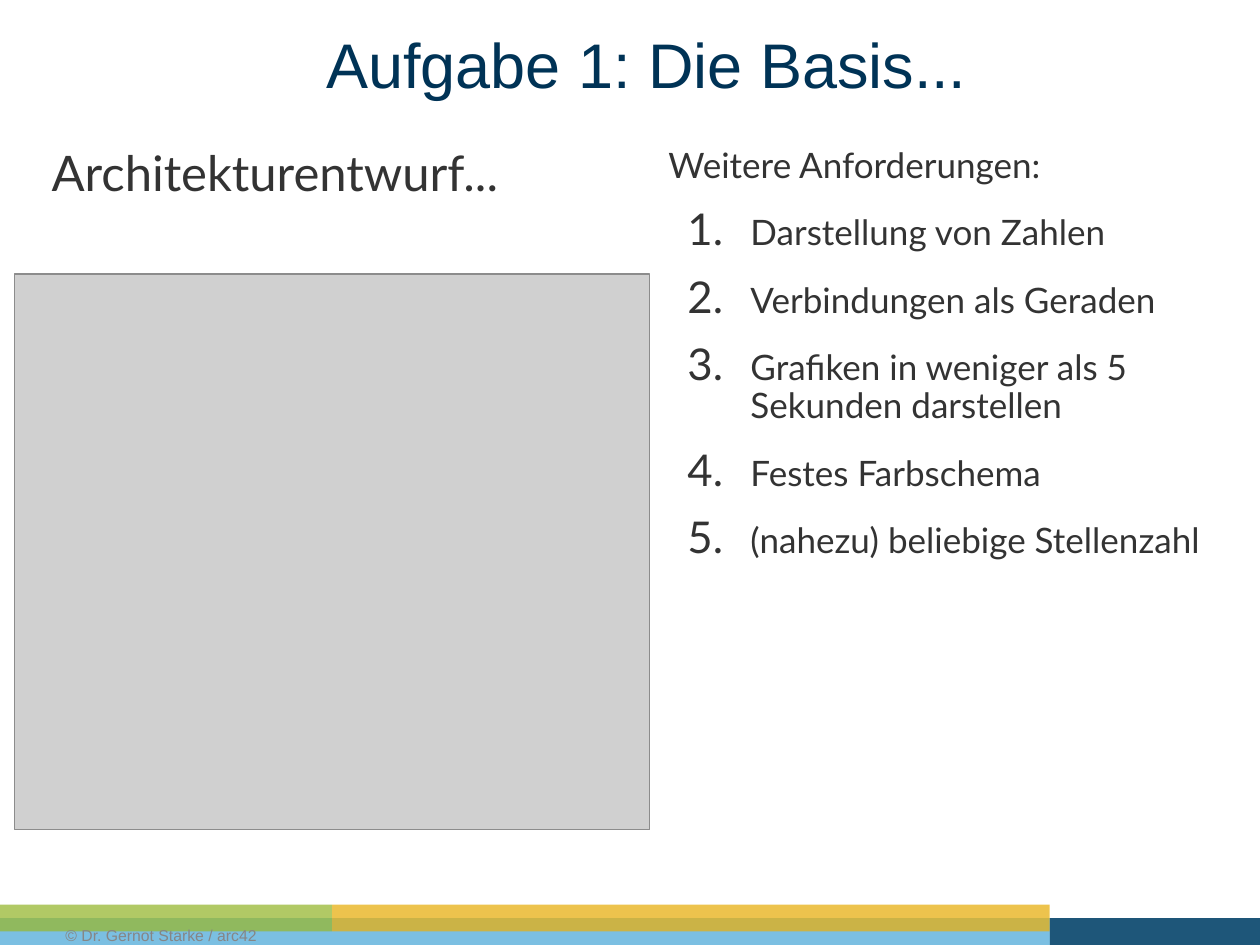
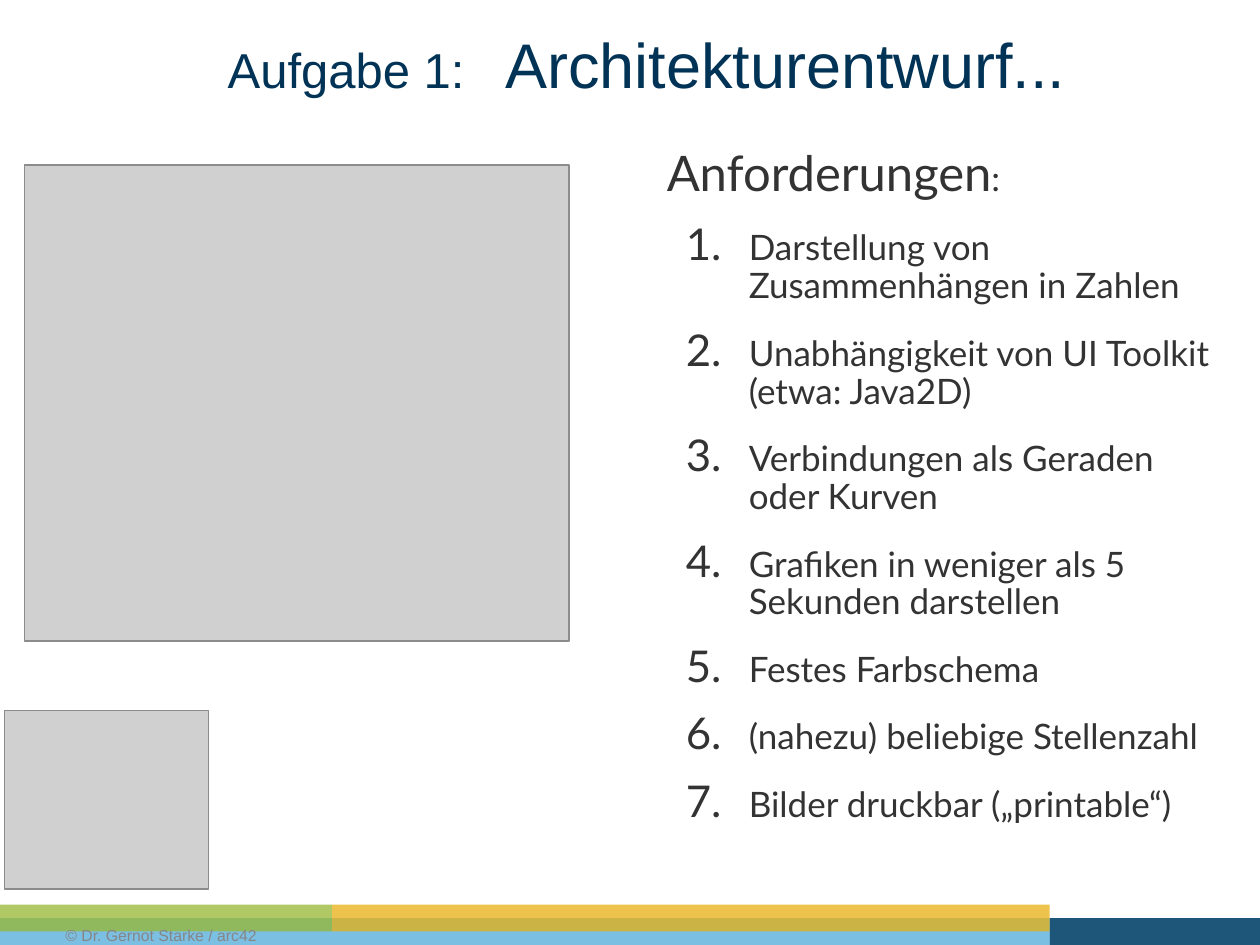
Before and after one commit to gernotstarke/cirQlizr, a slide deck: slide 5 of doc/Design-Challenge.pptx (slide 4 before the commit). Drawn at 1260x945 pixels with LibreOffice and Linux fonts; fonts in the diff are those of the drawing; grey boxes stand for pictures. Boxes give left, top, right and bottom in pixels: in the first picture for what was removed or moved away, otherwise in the second. Text is boxed around its words. In the diff, an @@ line names an element or a change of style, - is before the commit and + after.

```diff
--- a/doc/Design-Challenge.pptx
+++ b/doc/Design-Challenge.pptx
@@ title at (x1=228, y1=42, x2=1065, y2=98): text changed @@
-Aufgabe 1: Die Basis...
+Aufgabe 1: Architekturentwurf...
@@ text at (x1=667, y1=155, x2=1209, y2=756): paragraph added @@
+  7. Bilder druckbar („printable“)
@@ picture resized from (x1=15, y1=275, x2=650, y2=830) to (x1=25, y1=165, x2=570, y2=641) @@
@@ text removed at (x1=52, y1=155, x2=499, y2=192) @@
-Architekturentwurf...
@@ text at (x1=667, y1=155, x2=1209, y2=510): text changed @@
-  Weitere Anforderungen:
-  1. Darstellung von Zahlen
-  2. Verbindungen als Geraden
+  Anforderungen:
+  1. Darstellung von Zusammenhängen in Zahlen
+  2. Unabhängigkeit von UI Toolkit (etwa: Java2D)
+  3. Verbindungen als Geraden oder Kurven
@@ picture added at (x1=5, y1=711, x2=209, y2=890) @@
```
Also in this commit, not shown: 2 other slides changed, 1 slide added, 1 slide removed.
